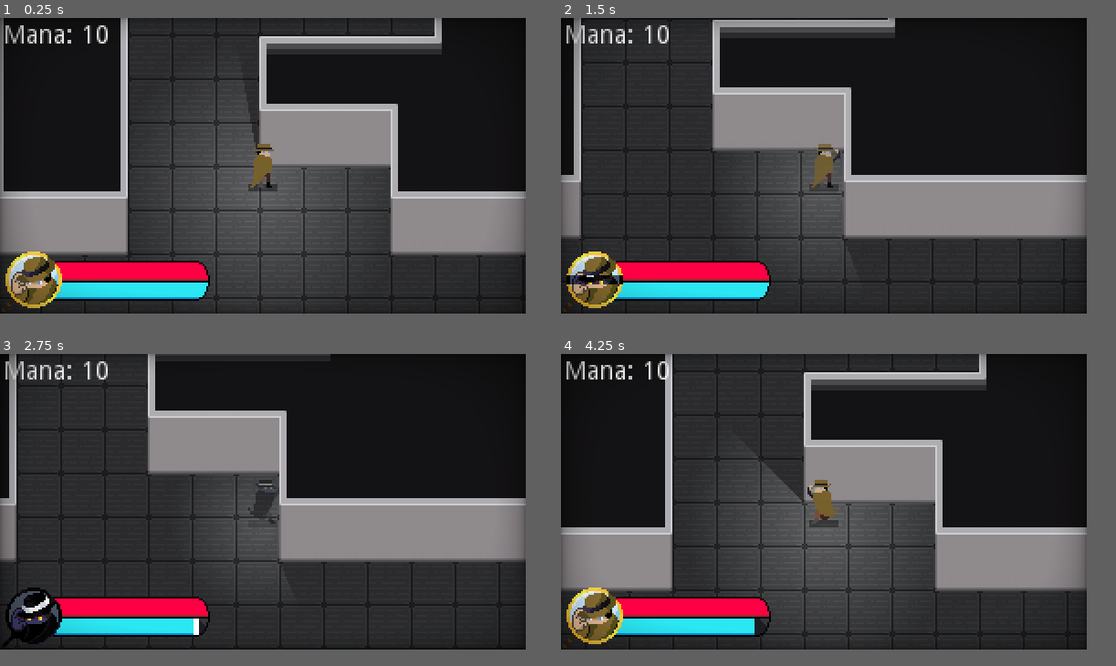
Above: before the commit, frames 1-4 (two rows, left to right).
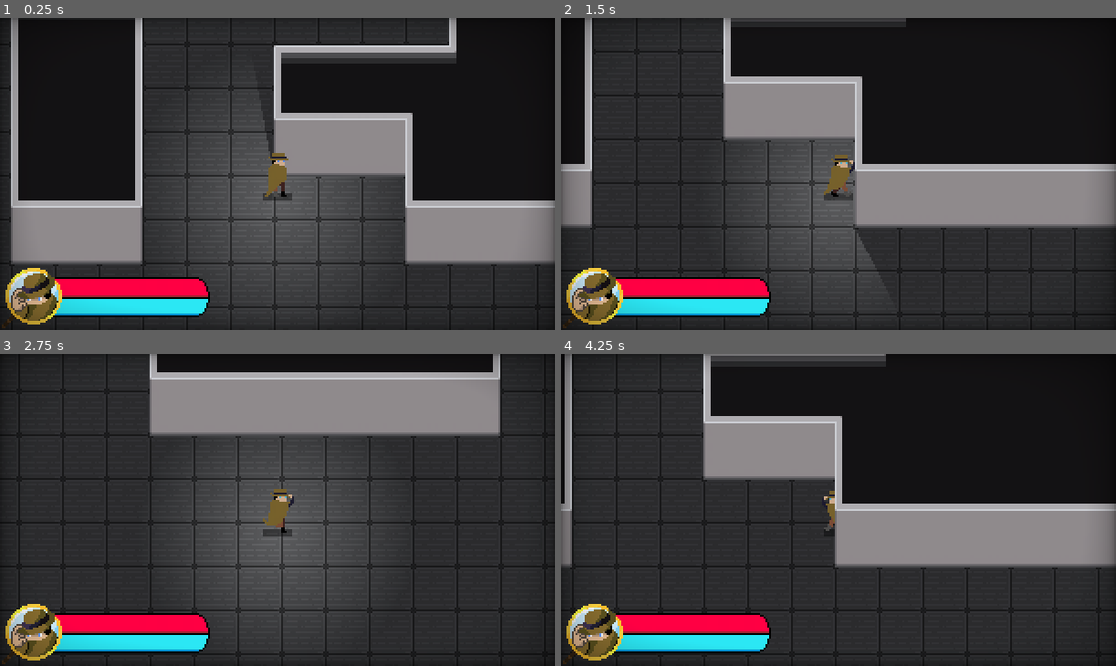
Above: after the commit, the same moments.

Repository: Cabidge/SGD1
Game: Godot game, scene res://assets/Main.tscn
The game is run twice, just before and just after one commit, with the same random seed, the same clock (stepped at 60 frames per second) and the same inputs. The engine's default icon, where the game draws it, is replaced by a stand-in: a white triangle on a blue panel in a dark square.
Inputs (mouse positions are in pixels of both pictures, inside the frame that each line leads up to):
- Up to frame 1 (0.25 s): no input
- Up to frame 2 (1.5 s): tap Enter at 0.5 s; move the mouse to (938, 152) at 0.52 s; press the mouse at (938, 152) at 0.53 s; hold D (move_right) 0.53-1.28 s; move the mouse to (716, 180) at 1.27 s; release the mouse at (716, 180) at 1.28 s; hold S (move_down) from 1.28 s (still down); right-click (716, 180) at 1.35 s
- Up to frame 3 (2.75 s): move the mouse to (316, 438) at 2.02 s; release S (move_down) at 2.03 s; press the mouse at (316, 438) at 2.03 s; hold D (move_right) from 2.03 s (still down)
- Up to frame 4 (4.25 s): move the mouse to (799, 559) at 2.77 s; release D (move_right) at 2.78 s; release the mouse at (799, 559) at 2.78 s; hold W (move_up) 2.78-3.53 s; right-click (799, 559) at 2.85 s; move the mouse to (982, 547) at 3.52 s; press the mouse at (982, 547) at 3.53 s; hold A (move_left) from 3.53 s (still down)
In our replay, the window is 576x324 before the commit and 608x342 after it. These sizes can differ from the game's own. Grey fills any space a smaller window leaves; there, only what the larger window draws over its background counts as a difference.

The runs differ from the first frame. In frame 1, 30% of the frame differs, in the area x 0-100%, y 0-100%; in frame 2, 27%; in frame 3, 47%; in frame 4, 48%, in the area x 0-100%, y 0-99%.

Commit message:
Widened screen space + removed mana label

Diff:
--- a/assets/Main.tscn
+++ b/assets/Main.tscn
@@ -290,28 +290,26 @@
 [node name="CanvasLayer" type="CanvasLayer" parent="."]
 
 [node name="UI" type="Control" parent="CanvasLayer"]
-margin_right = 40.0
-margin_bottom = 40.0
+anchor_left = 0.5
+anchor_top = 0.5
+anchor_right = 0.5
+anchor_bottom = 0.5
+margin_left = -152.0
+margin_top = -85.5
+margin_right = 152.0
+margin_bottom = 85.5
 script = ExtResource( 3 )
 __meta__ = {
 "_edit_use_anchors_": false
 }
 
-[node name="Mana" type="Label" parent="CanvasLayer/UI"]
-margin_left = 1.83541
-margin_top = 3.00339
-margin_right = 41.8354
-margin_bottom = 17.0034
-text = "Mana: 10"
-__meta__ = {
-"_edit_use_anchors_": false
-}
-
 [node name="Vitals" type="Control" parent="CanvasLayer/UI"]
+anchor_top = 1.0
+anchor_bottom = 1.0
 margin_left = 1.0
-margin_top = 126.0
+margin_top = -36.0
 margin_right = 116.0
-margin_bottom = 161.0
+margin_bottom = -1.0
 script = ExtResource( 8 )
 __meta__ = {
 "_edit_use_anchors_": false
@@ -388,8 +386,8 @@
 
 [node name="CRT" type="ColorRect" parent="CanvasLayer"]
 material = ExtResource( 5 )
-margin_right = 288.0
-margin_bottom = 162.0
+anchor_right = 1.0
+anchor_bottom = 1.0
 mouse_filter = 2
 __meta__ = {
 "_edit_lock_": true,
--- a/project.godot
+++ b/project.godot
@@ -31,8 +31,8 @@
 
 [display]
 
-window/size/width=288
-window/size/height=162
+window/size/width=304
+window/size/height=171
 window/size/test_width=1280
 window/size/test_height=720
 window/stretch/mode="viewport"
--- a/shaders/crt_material.tres
+++ b/shaders/crt_material.tres
@@ -4,7 +4,7 @@
 
 [resource]
 shader = ExtResource( 1 )
-shader_param/screen_size = Vector2( 288, 162 )
+shader_param/screen_size = Vector2( 304, 171 )
 shader_param/show_curvature = false
 shader_param/curvature_x_amount = 8.0
 shader_param/curvature_y_amount = 6.0
Not shown, changed: export/win/SGD Game Jam.pck
Not shown, changed: export/win/win.7z
